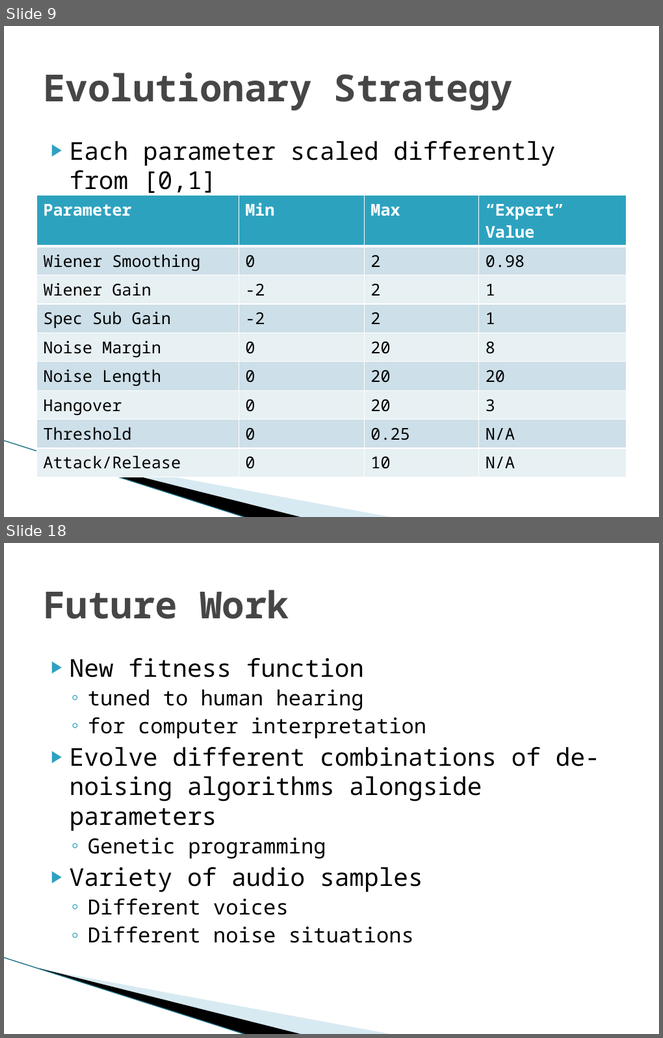
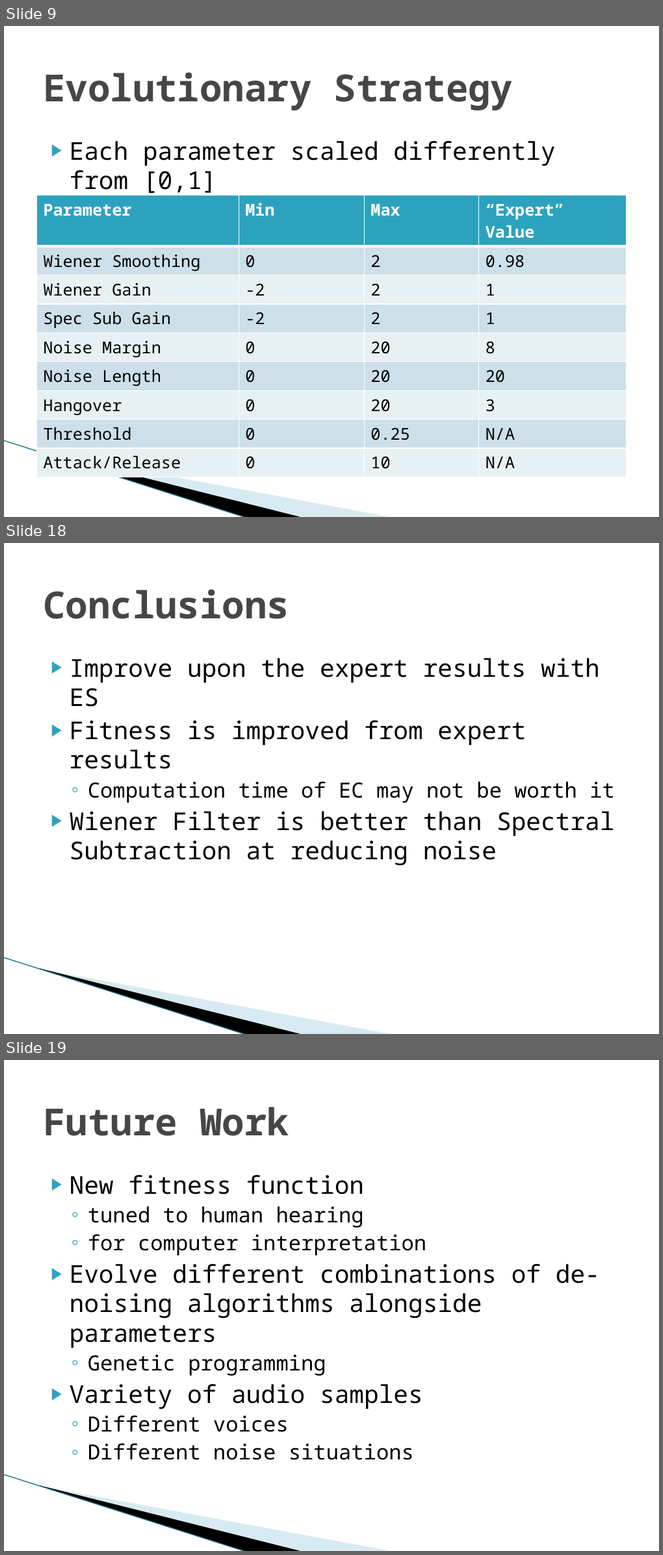
Before and after one commit to vfasburg/cse_848, a slide deck: project/848_Project_Presentation_Fasburg_Thomas.pptx. Shown one above the other, each under a label of ours: slides 9 and 18 before the commit, slides 9, 18 and 19 after it; the slides between them are not shown. The pictures are 663x1038 and 663x1555 pixels, drawn with LibreOffice and Linux fonts; fonts in the diff are those of the drawing; background and template pictures are left out. Boxes give left, top, right and bottom in pixels: in the first picture for what was removed or moved away, otherwise in the second. Text is boxed around its words. In the diff, an @@ line names an element or a change of style, - is before the commit and + after.

```diff
--- a/project/848_Project_Presentation_Fasburg_Thomas.pptx
+++ b/project/848_Project_Presentation_Fasburg_Thomas.pptx
@@ slide 18 added at <box>4,543,659,1034</box>, background #FFFFFF; not listed: 3 template elements that a slide beside it also shows @@
@@ title added at <box>43,589,289,619</box>, 41 pt, text #464646, bold @@
+Conclusions
@@ text added at <box>70,658,615,866</box>, 27 pt, text #000000 @@
+▶ Improve upon the expert results with ES
+▶ Fitness is improved from expert results
+  ◦ Computation time of EC may not be worth it
+▶ Wiener Filter is better than Spectral Subtraction at reducing noise
@@ what was slide 18 is now slide 19 @@
```
Also in this commit, not shown: 6 slides changed, 1 other slide added, 1 slide removed, 1 other file.
